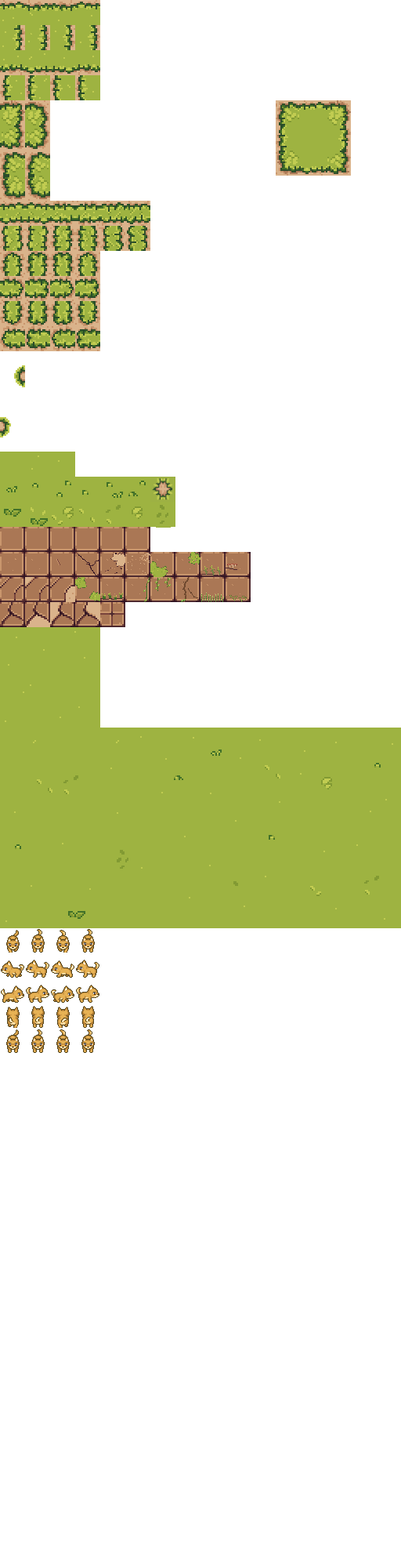
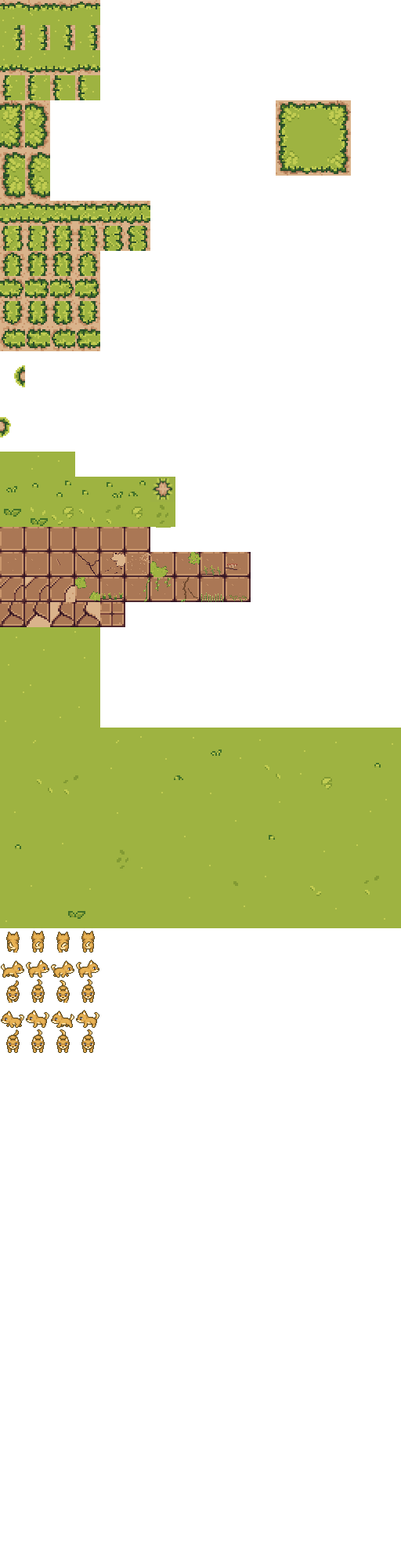
Revision of a layered w=401, h=1568 image; what changed, layer by layer:
added layer "tiles.png copy #8" above "tiles.png copy #9" over [0, 1009, 100, 1028]
added layer "tiles.png copy #9" above "tiles.png copy #10" over [0, 959, 100, 978]
added layer "tiles.png copy #10" above "tiles.png copy #7" over [6, 979, 95, 1003]
painted on "tiles.png copy #7" over [0, 929, 100, 1028]
